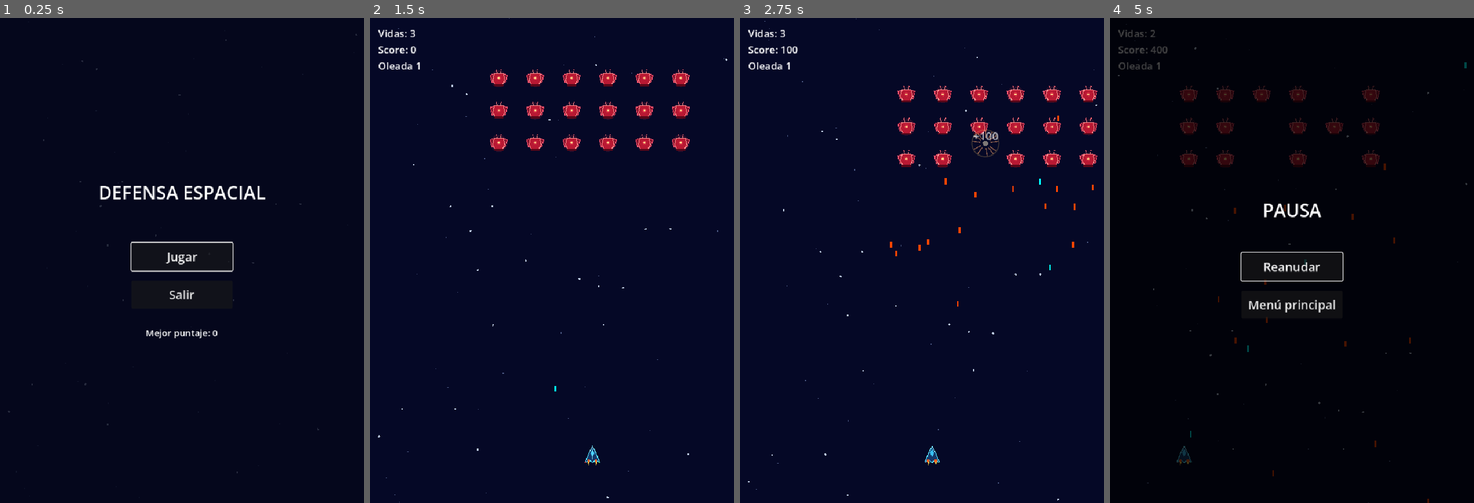
Above: before the commit, frames 1-4 (left to right).
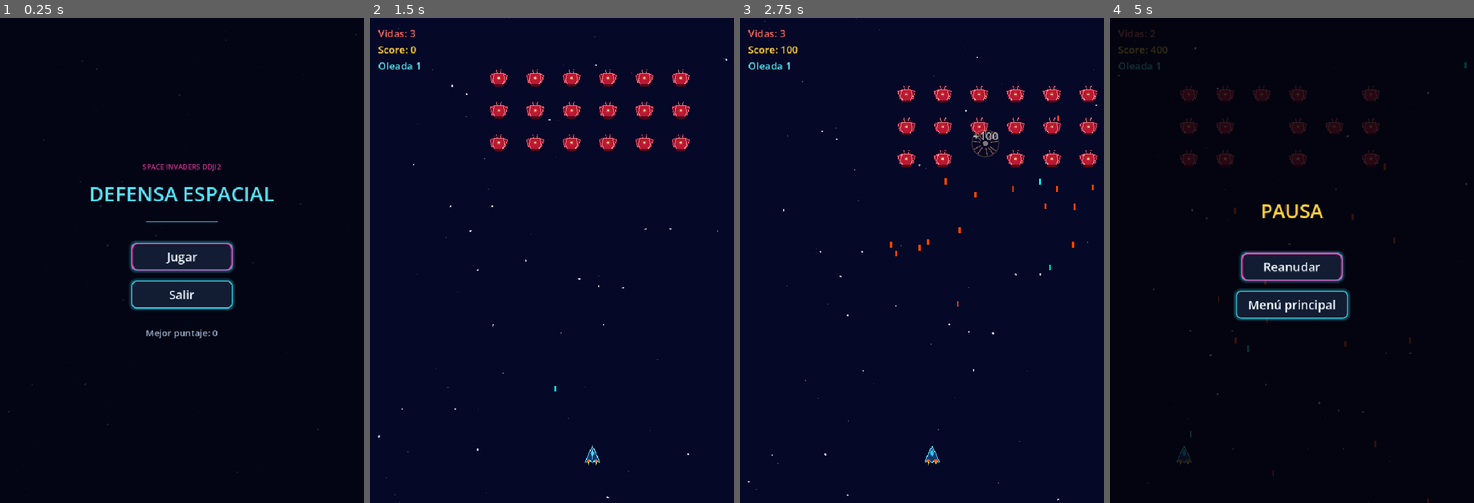
Above: after the commit, the same moments.

Repository: Frank-0511/galactic-surge
Game: Godot game, scene res://scenes/main/main.tscn
The game is run twice, just before and just after one commit, with the same random seed, the same clock (stepped at 60 frames per second) and the same inputs.
Inputs (mouse positions are in pixels of both pictures, inside the frame that each line leads up to):
- Up to frame 1 (0.25 s): no input
- Up to frame 2 (1.5 s): click "Jugar" at 0.5 s; tap Enter at 1.25 s; move the mouse to (632, 236) at 1.27 s; hold Right (move_right) from 1.28 s (still down); hold Space (shoot) from 1.28 s (still down); click (632, 236) at 1.42 s
- Up to frame 3 (2.75 s): move the mouse to (849, 284) at 2.02 s; release Right (move_right) at 2.03 s; release Space (shoot) at 2.03 s; hold Left (move_left) from 2.03 s (still down); tap Space (shoot) at 2.1 s; click (849, 284) at 2.17 s
- Up to frame 4 (5 s): move the mouse to (1328, 153) at 2.77 s; release Left (move_left) at 2.78 s; hold Space (shoot) 2.78-3.53 s; hold Right (move_right) 2.78-4.28 s; click (1328, 153) at 2.92 s; move the mouse to (1273, 357) at 3.52 s; tap Space (shoot) at 3.6 s; click (1273, 357) at 3.67 s; move the mouse to (1401, 333) at 4.27 s; hold Left (move_left) from 4.28 s (still down); hold Space (shoot) from 4.28 s (still down); click (1401, 333) at 4.42 s; tap Escape (pause) at 4.9 s

The runs differ from the first frame. In frame 1, 2.4% of the frame differs, in the area x 24-76%, y 30-66%; in frame 2, 0.3%; in frame 3, 0.3%; in frame 4, 4.3%, in the area x 2-66%, y 2-63%.

Commit message:
feat: actualizar diseño visual y efectos de UI, mejorar audio y ajustar menús

Diff:
--- /dev/null
+++ b/assets/theme/game_theme.tres
@@ -0,0 +1,94 @@
+[gd_resource type="Theme" load_steps=6 format=3]
+
+[sub_resource type="StyleBoxFlat" id="StyleBoxFlat_btn_normal"]
+bg_color = Color(0.07, 0.09, 0.18, 0.92)
+border_width_left = 2
+border_width_top = 2
+border_width_right = 2
+border_width_bottom = 2
+border_color = Color(0.22, 0.9, 1.0, 0.85)
+corner_radius_top_left = 10
+corner_radius_top_right = 10
+corner_radius_bottom_right = 10
+corner_radius_bottom_left = 10
+content_margin_left = 24.0
+content_margin_top = 10.0
+content_margin_right = 24.0
+content_margin_bottom = 10.0
+shadow_color = Color(0.22, 0.9, 1.0, 0.35)
+shadow_size = 6
+
+[sub_resource type="StyleBoxFlat" id="StyleBoxFlat_btn_hover"]
+bg_color = Color(0.1, 0.16, 0.28, 0.95)
+border_width_left = 2
+border_width_top = 2
+border_width_right = 2
+border_width_bottom = 2
+border_color = Color(0.4, 0.98, 1.0, 1.0)
+corner_radius_top_left = 10
+corner_radius_top_right = 10
+corner_radius_bottom_right = 10
+corner_radius_bottom_left = 10
+content_margin_left = 24.0
+content_margin_top = 10.0
+content_margin_right = 24.0
+content_margin_bottom = 10.0
+shadow_color = Color(0.4, 0.98, 1.0, 0.5)
+shadow_size = 10
+
+[sub_resource type="StyleBoxFlat" id="StyleBoxFlat_btn_pressed"]
+bg_color = Color(0.16, 0.62, 0.68, 1.0)
+border_width_left = 2
+border_width_top = 2
+border_width_right = 2
+border_width_bottom = 2
+border_color = Color(0.22, 0.9, 1.0, 1.0)
+corner_radius_top_left = 10
+corner_radius_top_right = 10
+corner_radius_bottom_right = 10
+corner_radius_bottom_left = 10
+content_margin_left = 24.0
+content_margin_top = 10.0
+content_margin_right = 24.0
+content_margin_bottom = 10.0
+
+[sub_resource type="StyleBoxFlat" id="StyleBoxFlat_btn_focus"]
+bg_color = Color(0, 0, 0, 0)
+border_width_left = 3
+border_width_top = 3
+border_width_right = 3
+border_width_bottom = 3
+border_color = Color(1.0, 0.24, 0.72, 0.9)
+corner_radius_top_left = 12
+corner_radius_top_right = 12
+corner_radius_bottom_right = 12
+corner_radius_bottom_left = 12
+
+[sub_resource type="StyleBoxFlat" id="StyleBoxFlat_hud_panel"]
+bg_color = Color(0.03, 0.04, 0.1, 0.55)
+border_width_bottom = 2
+border_color = Color(0.22, 0.9, 1.0, 0.4)
+corner_radius_bottom_left = 12
+corner_radius_bottom_right = 12
+content_margin_left = 16.0
+content_margin_top = 12.0
+content_margin_right = 16.0
+content_margin_bottom = 12.0
+
+[resource]
+default_font_size = 20
+Button/styles/normal = SubResource("StyleBoxFlat_btn_normal")
+Button/styles/hover = SubResource("StyleBoxFlat_btn_hover")
+Button/styles/pressed = SubResource("StyleBoxFlat_btn_pressed")
+Button/styles/focus = SubResource("StyleBoxFlat_btn_focus")
+Button/colors/font_color = Color(0.92, 0.96, 1.0, 1.0)
+Button/colors/font_hover_color = Color(1.0, 1.0, 1.0, 1.0)
+Button/colors/font_pressed_color = Color(0.04, 0.05, 0.12, 1.0)
+Button/colors/font_focus_color = Color(0.92, 0.96, 1.0, 1.0)
+Button/colors/font_outline_color = Color(0.0, 0.0, 0.0, 0.6)
+Button/constants/outline_size = 2
+Button/constants/h_separation = 6
+Label/colors/font_color = Color(0.92, 0.96, 1.0, 1.0)
+Label/colors/font_outline_color = Color(0.0, 0.0, 0.0, 0.55)
+Label/constants/outline_size = 3
+Panel/styles/panel = SubResource("StyleBoxFlat_hud_panel")
--- a/project.godot
+++ b/project.godot
@@ -54,3 +54,7 @@
 renderer/rendering_method="gl_compatibility"
 renderer/rendering_method.mobile="gl_compatibility"
 environment/defaults/default_clear_color=Color(0.02, 0.03, 0.15, 1)
+
+[gui]
+
+theme/custom="res://assets/theme/game_theme.tres"
--- a/scenes/audio/audio_feedback.tscn
+++ b/scenes/audio/audio_feedback.tscn
@@ -16,28 +16,28 @@
 [node name="CombatMusic" type="AudioStreamPlayer" parent="."]
 stream = ExtResource("2")
 autoplay = false
-volume_db = -9.48
+volume_db = -10.89
 
 [node name="PlayerShot" type="AudioStreamPlayer" parent="."]
 stream = ExtResource("3")
-volume_db = -5.6
+volume_db = -7.01
 
 [node name="PlayerDoubleShot" type="AudioStreamPlayer" parent="."]
 stream = ExtResource("4")
-volume_db = -5.6
+volume_db = -7.01
 
 [node name="EnemyExplosion" type="AudioStreamPlayer" parent="."]
 stream = ExtResource("5")
-volume_db = -5.6
+volume_db = -7.01
 
 [node name="PlayerDamage" type="AudioStreamPlayer" parent="."]
 stream = ExtResource("6")
-volume_db = -5.6
+volume_db = -7.01
 
 [node name="PickupDoubleShot" type="AudioStreamPlayer" parent="."]
 stream = ExtResource("7")
-volume_db = -5.6
+volume_db = -7.01
 
 [node name="PickupShield" type="AudioStreamPlayer" parent="."]
 stream = ExtResource("8")
-volume_db = -5.6
+volume_db = -7.01
--- a/scenes/ui/game_over.tscn
+++ b/scenes/ui/game_over.tscn
@@ -21,7 +21,7 @@
 anchor_bottom = 1.0
 grow_horizontal = 2
 grow_vertical = 2
-color = Color(0, 0, 0, 0.65)
+color = Color(0.07, 0.015, 0.02, 0.72)
 
 [node name="GameOverLabel" type="Label" parent="Control"]
 layout_mode = 1
@@ -30,13 +30,16 @@
 anchor_top = 0.5
 anchor_right = 0.5
 anchor_bottom = 0.5
-offset_left = -115.0
+offset_left = -145.0
 offset_top = -90.0
-offset_right = 115.0
+offset_right = 145.0
 offset_bottom = -30.0
 grow_horizontal = 2
 grow_vertical = 2
-theme_override_font_sizes/font_size = 36
+theme_override_font_sizes/font_size = 38
+theme_override_colors/font_color = Color(1.0, 0.32, 0.32, 1.0)
+theme_override_constants/outline_size = 5
+theme_override_colors/font_outline_color = Color(0.02, 0.05, 0.09, 0.9)
 text = "GAME OVER"
 horizontal_alignment = 1
 
@@ -54,6 +57,7 @@
 grow_horizontal = 2
 grow_vertical = 2
 theme_override_font_sizes/font_size = 20
+theme_override_colors/font_color = Color(1.0, 0.82, 0.25, 1.0)
 text = "Score final: 0"
 horizontal_alignment = 1
 
--- a/scenes/ui/hud.tscn
+++ b/scenes/ui/hud.tscn
@@ -22,6 +22,7 @@
 offset_right = 0.0
 offset_bottom = 28.0
 theme_override_font_sizes/font_size = 20
+theme_override_colors/font_color = Color(1.0, 0.42, 0.42, 1.0)
 text = "Vidas: 3"
 
 [node name="ScoreLabel" type="Label" parent="Margin"]
@@ -33,6 +34,7 @@
 offset_right = 0.0
 offset_bottom = 60.0
 theme_override_font_sizes/font_size = 20
+theme_override_colors/font_color = Color(1.0, 0.82, 0.25, 1.0)
 text = "Score: 0"
 
 [node name="WaveLabel" type="Label" parent="Margin"]
@@ -44,6 +46,7 @@
 offset_right = 0.0
 offset_bottom = 92.0
 theme_override_font_sizes/font_size = 20
+theme_override_colors/font_color = Color(0.35, 0.92, 1.0, 1.0)
 text = "Oleada: 1"
 
 [node name="VictoryLabel" type="Label" parent="."]
@@ -59,7 +62,10 @@
 offset_bottom = -15.0
 grow_horizontal = 2
 grow_vertical = 2
-theme_override_font_sizes/font_size = 30
+theme_override_font_sizes/font_size = 32
+theme_override_colors/font_color = Color(0.42, 1.0, 0.62, 1.0)
+theme_override_constants/outline_size = 5
+theme_override_colors/font_outline_color = Color(0.02, 0.05, 0.09, 0.9)
 text = "¡Victoria!"
 horizontal_alignment = 1
 visible = false
@@ -78,6 +84,7 @@
 grow_horizontal = 2
 grow_vertical = 2
 theme_override_font_sizes/font_size = 20
+theme_override_colors/font_color = Color(1.0, 0.82, 0.25, 1.0)
 text = "Score final: 0"
 horizontal_alignment = 1
 visible = false
--- a/scenes/ui/main_menu.gd
+++ b/scenes/ui/main_menu.gd
@@ -7,6 +7,11 @@
 signal quit_requested
 
 @onready var _high_score_label: Label = $Control/HighScoreLabel
+@onready var _title_label: Label = $Control/TitleLabel
+
+
+func _ready() -> void:
+	_start_title_glow()
 
 
 func show_menu() -> void:
@@ -24,3 +29,12 @@
 
 func _on_quit_button_pressed() -> void:
 	quit_requested.emit()
+
+
+# Purely cosmetic breathing glow on the title label; does not affect layout,
+# text or any gameplay-facing state.
+func _start_title_glow() -> void:
+	var tween: Tween = create_tween()
+	tween.set_loops()
+	tween.tween_property(_title_label, "modulate:a", 0.78, 1.1).set_trans(Tween.TRANS_SINE).set_ease(Tween.EASE_IN_OUT)
+	tween.tween_property(_title_label, "modulate:a", 1.0, 1.1).set_trans(Tween.TRANS_SINE).set_ease(Tween.EASE_IN_OUT)
--- a/scenes/ui/main_menu.tscn
+++ b/scenes/ui/main_menu.tscn
@@ -22,8 +22,26 @@
 anchor_bottom = 1.0
 grow_horizontal = 2
 grow_vertical = 2
-color = Color(0.02, 0.03, 0.1, 0.82)
+color = Color(0.015, 0.02, 0.07, 0.88)
 mouse_filter = 2
+
+[node name="KickerLabel" type="Label" parent="Control"]
+layout_mode = 1
+anchors_preset = 8
+anchor_left = 0.5
+anchor_top = 0.5
+anchor_right = 0.5
+anchor_bottom = 0.5
+offset_left = -200.0
+offset_top = -195.0
+offset_right = 200.0
+offset_bottom = -165.0
+grow_horizontal = 2
+grow_vertical = 2
+theme_override_font_sizes/font_size = 14
+theme_override_colors/font_color = Color(1.0, 0.24, 0.72, 0.85)
+text = "SPACE INVADERS DDJI2"
+horizontal_alignment = 1
 
 [node name="TitleLabel" type="Label" parent="Control"]
 layout_mode = 1
@@ -32,15 +50,34 @@
 anchor_top = 0.5
 anchor_right = 0.5
 anchor_bottom = 0.5
-offset_left = -200.0
+offset_left = -220.0
 offset_top = -160.0
-offset_right = 200.0
+offset_right = 220.0
 offset_bottom = -100.0
 grow_horizontal = 2
 grow_vertical = 2
-theme_override_font_sizes/font_size = 36
+theme_override_font_sizes/font_size = 40
+theme_override_colors/font_color = Color(0.35, 0.92, 1.0, 1.0)
+theme_override_constants/outline_size = 5
+theme_override_colors/font_outline_color = Color(0.02, 0.05, 0.09, 0.9)
 text = "DEFENSA ESPACIAL"
 horizontal_alignment = 1
+
+[node name="Divider" type="ColorRect" parent="Control"]
+layout_mode = 1
+anchors_preset = 8
+anchor_left = 0.5
+anchor_top = 0.5
+anchor_right = 0.5
+anchor_bottom = 0.5
+offset_left = -70.0
+offset_top = -78.0
+offset_right = 70.0
+offset_bottom = -76.0
+grow_horizontal = 2
+grow_vertical = 2
+color = Color(0.22, 0.9, 1.0, 0.55)
+mouse_filter = 2
 
 [node name="PlayButton" type="Button" parent="Control"]
 layout_mode = 1
@@ -88,6 +125,7 @@
 grow_horizontal = 2
 grow_vertical = 2
 theme_override_font_sizes/font_size = 18
+theme_override_colors/font_color = Color(0.62, 0.7, 0.82, 1.0)
 text = "Mejor puntaje: 0"
 horizontal_alignment = 1
 
--- a/scenes/ui/pause_menu.tscn
+++ b/scenes/ui/pause_menu.tscn
@@ -23,7 +23,7 @@
 anchor_bottom = 1.0
 grow_horizontal = 2
 grow_vertical = 2
-color = Color(0, 0, 0, 0.72)
+color = Color(0.01, 0.015, 0.04, 0.8)
 mouse_filter = 2
 
 [node name="TitleLabel" type="Label" parent="Control"]
@@ -39,7 +39,10 @@
 offset_bottom = -70.0
 grow_horizontal = 2
 grow_vertical = 2
-theme_override_font_sizes/font_size = 36
+theme_override_font_sizes/font_size = 38
+theme_override_colors/font_color = Color(1.0, 0.82, 0.25, 1.0)
+theme_override_constants/outline_size = 5
+theme_override_colors/font_outline_color = Color(0.02, 0.05, 0.09, 0.9)
 text = "PAUSA"
 horizontal_alignment = 1
 
--- a/scenes/ui/wave_announcement.tscn
+++ b/scenes/ui/wave_announcement.tscn
@@ -1,12 +1,24 @@
-[gd_scene load_steps=4 format=3]
+[gd_scene load_steps=5 format=3]
 
 [ext_resource type="Script" path="res://scripts/ui/wave_announcement.gd" id="1_wave_announcement"]
 
 [sub_resource type="LabelSettings" id="LabelSettings_wave"]
 font_size = 32
+font_color = Color(0.35, 0.92, 1.0, 1.0)
+outline_size = 6
+outline_color = Color(0.02, 0.05, 0.09, 0.95)
 
 [sub_resource type="LabelSettings" id="LabelSettings_radar"]
 font_size = 24
+font_color = Color(1.0, 0.82, 0.25, 1.0)
+outline_size = 4
+outline_color = Color(0.02, 0.05, 0.09, 0.9)
+
+[sub_resource type="LabelSettings" id="LabelSettings_ready"]
+font_size = 24
+font_color = Color(1.0, 0.24, 0.72, 1.0)
+outline_size = 4
+outline_color = Color(0.02, 0.05, 0.09, 0.9)
 
 [node name="WaveAnnouncement" type="CanvasLayer"]
 process_mode = 3
@@ -68,6 +80,6 @@
 grow_vertical = 0
 horizontal_alignment = 1
 text = "¡PREPÁRATE!"
-label_settings = SubResource("LabelSettings_radar")
+label_settings = SubResource("LabelSettings_ready")
 
 [node name="DisplayTimer" type="Timer" parent="."]
